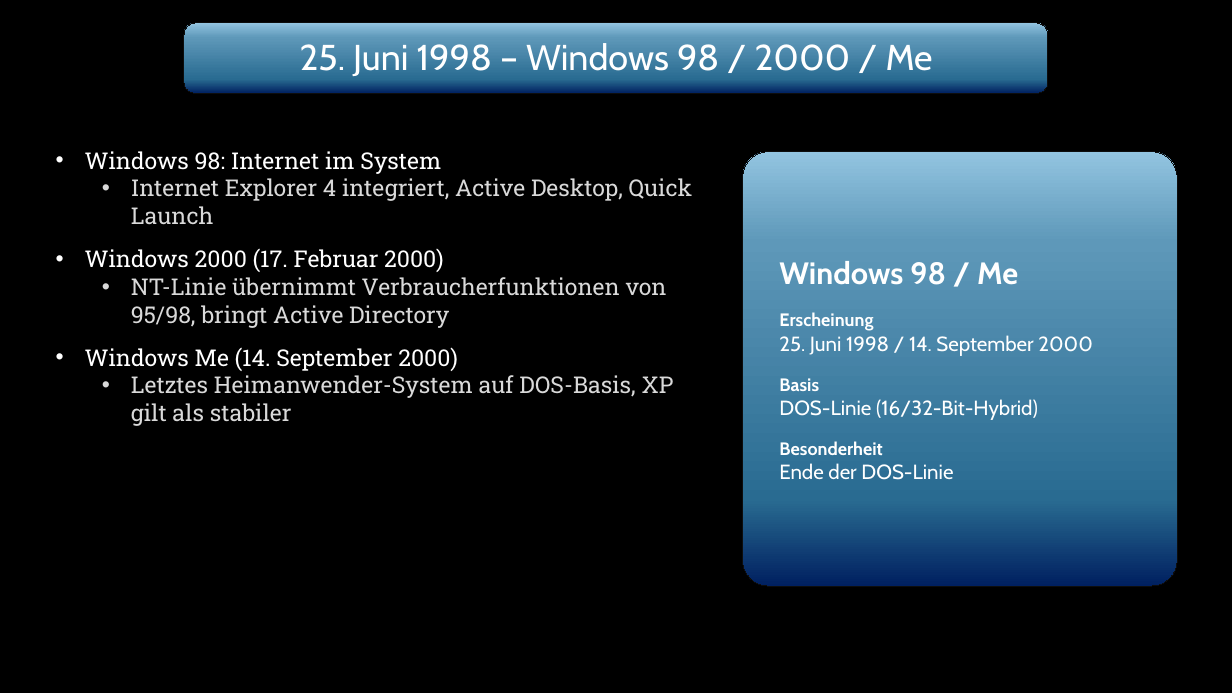
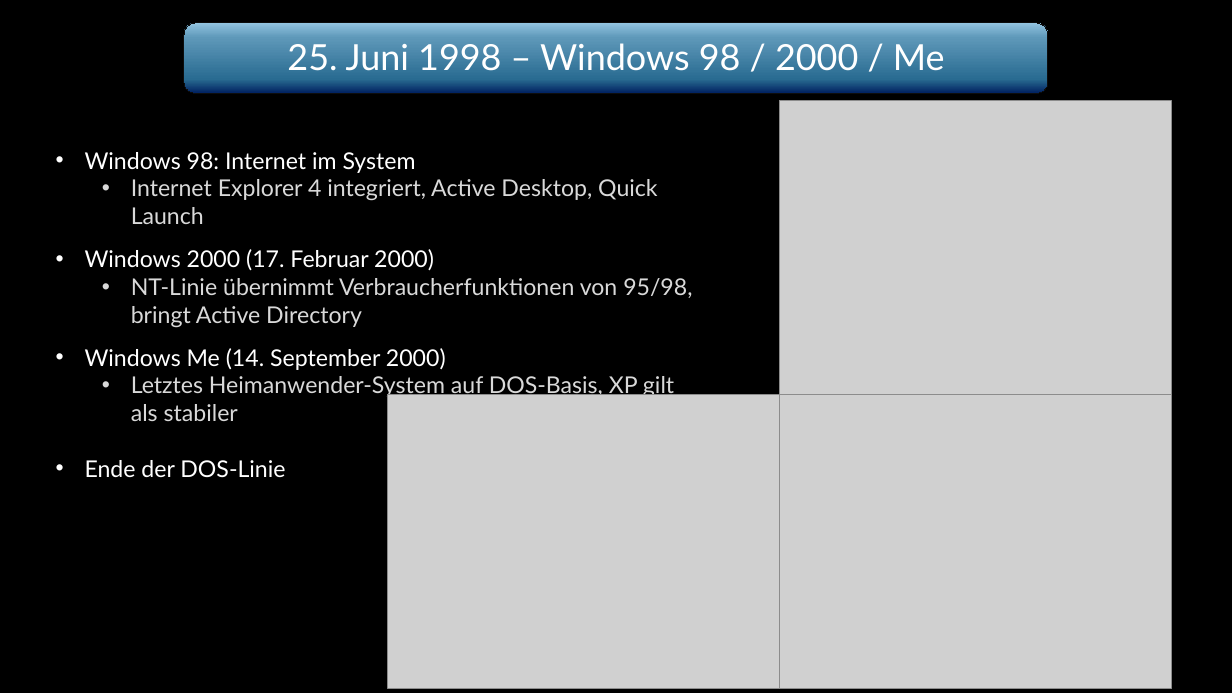
Before and after one commit to Wummy01/Wummy101010, a slide deck: slide 8 of Windows_Praesentation_Donnerstag.pptx. Drawn at 1232x693 pixels with LibreOffice and Linux fonts; fonts in the diff are those of the drawing; grey boxes stand for pictures; background and template pictures are left out. Boxes give left, top, right and bottom in pixels: in the first picture for what was removed or moved away, otherwise in the second. Text is boxed around its words. In the diff, an @@ line names an element or a change of style, - is before the commit and + after.

```diff
--- a/Windows_Praesentation_Donnerstag.pptx
+++ b/Windows_Praesentation_Donnerstag.pptx
@@ text "25. Juni 1998 – Windows ..." at (x1=287, y1=43, x2=945, y2=70): font Cabin to Lato @@
@@ picture added at (x1=780, y1=101, x2=1172, y2=395) @@
@@ text at (x1=85, y1=152, x2=692, y2=421): paragraph added @@
+• Ende der DOS-Linie
@@ text at (x1=85, y1=152, x2=692, y2=421): font Roboto Slab to Lato @@
@@ rounded rectangle removed at (x1=743, y1=152, x2=1177, y2=586) @@
-Windows 98 / Me
-Erscheinung
-25. Juni 1998 / 14. September 2000
-Basis
-DOS-Linie (16/32-Bit-Hybrid)
-Besonderheit
-Ende der DOS-Linie
@@ picture added at (x1=388, y1=395, x2=780, y2=689) @@
@@ picture added at (x1=780, y1=395, x2=1172, y2=689) @@
```
Also in this commit, not shown: 17 other slides changed.
